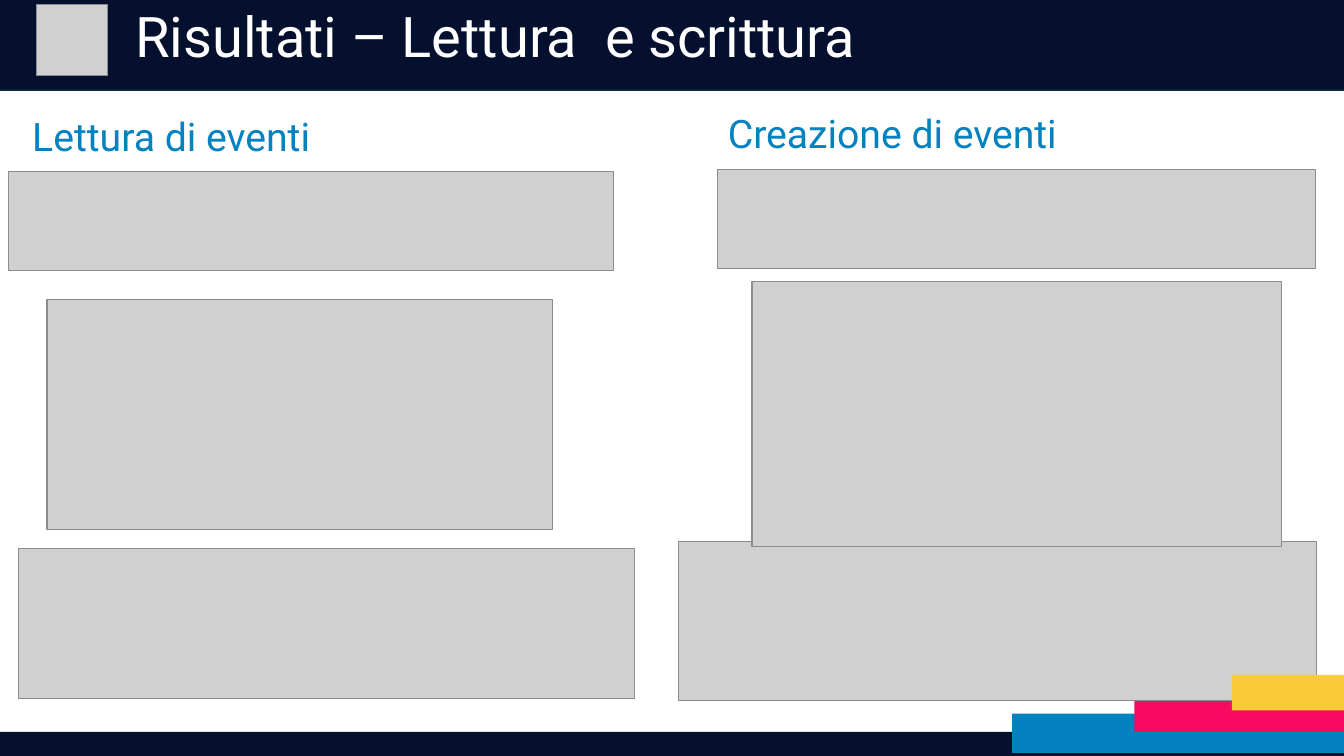
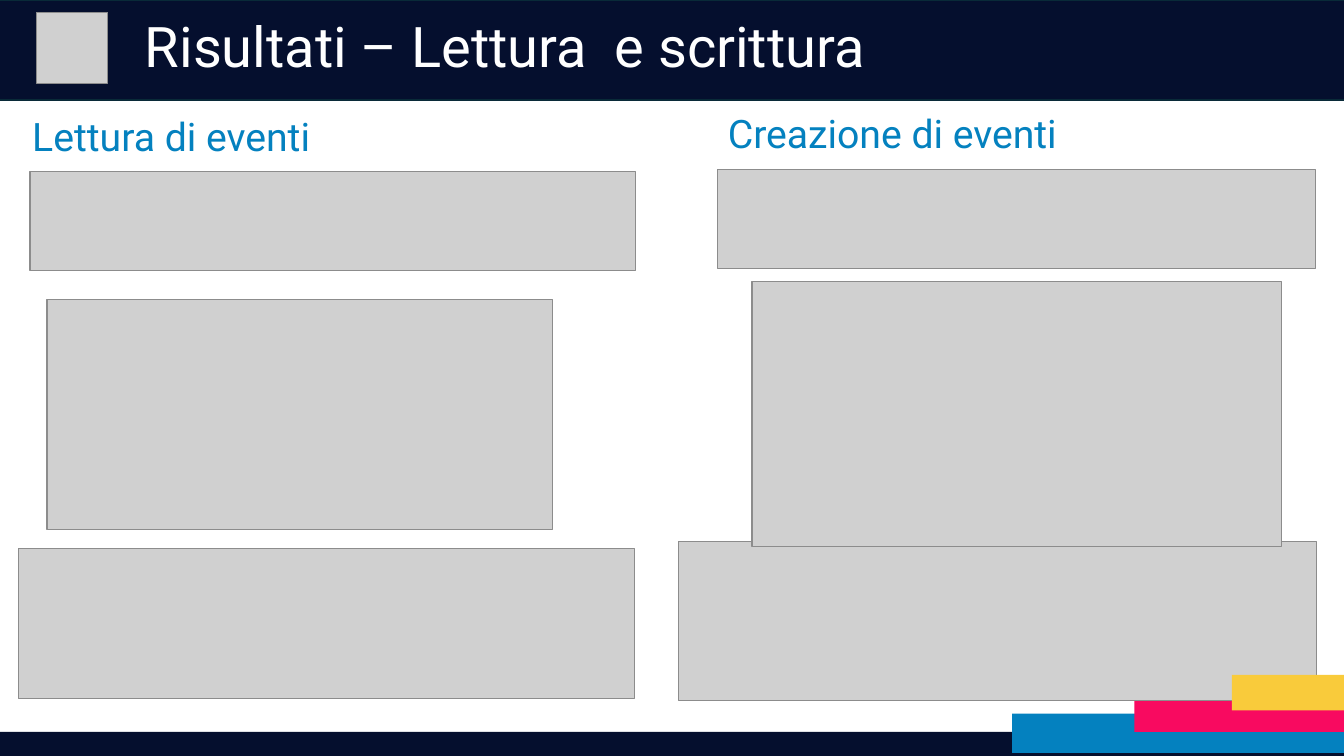
Before and after one commit to RedDuality/Tesi, a slide deck: slide 13 of Presentazione.pptx. Drawn at 1344x756 pixels with LibreOffice and Linux fonts; fonts in the diff are those of the drawing; grey boxes stand for pictures. Boxes give left, top, right and bottom in pixels: in the first picture for what was removed or moved away, otherwise in the second. Text is boxed around its words. In the diff, an @@ line names an element or a change of style, - is before the commit and + after.

```diff
--- a/Presentazione.pptx
+++ b/Presentazione.pptx
@@ rectangle: place and size @@
-rectangle at box(0, 0, 1344, 91)
+rectangle at box(0, 0, 1344, 100)
@@ rectangle removed at box(0, 0, 1344, 756) @@
@@ picture: place and size @@
-picture at box(36, 5, 108, 76)
+picture at box(36, 12, 108, 83)
@@ text "Risultati – Lettura e scrittura": place and size @@
-text "Risultati – Lettura e scrittura" at box(135, 15, 855, 58)
+text "Risultati – Lettura e scrittura" at box(145, 25, 864, 68)
@@ picture: place and size @@
-picture at box(8, 171, 613, 270)
+picture at box(30, 171, 635, 270)
```
Also in this commit, not shown: 16 other slides changed, 8 other files.
